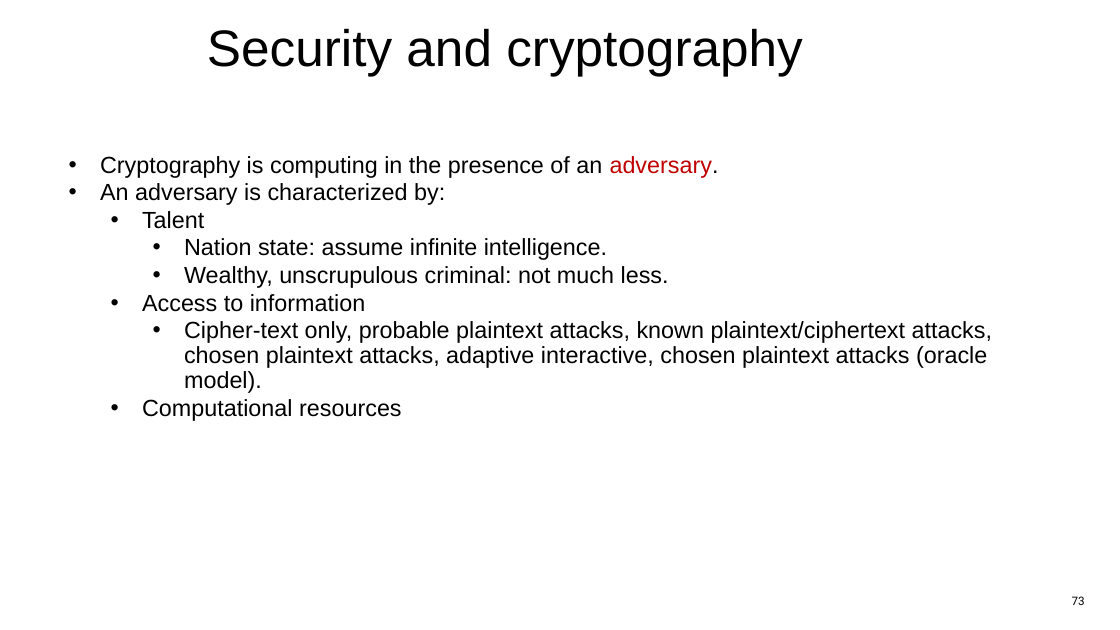
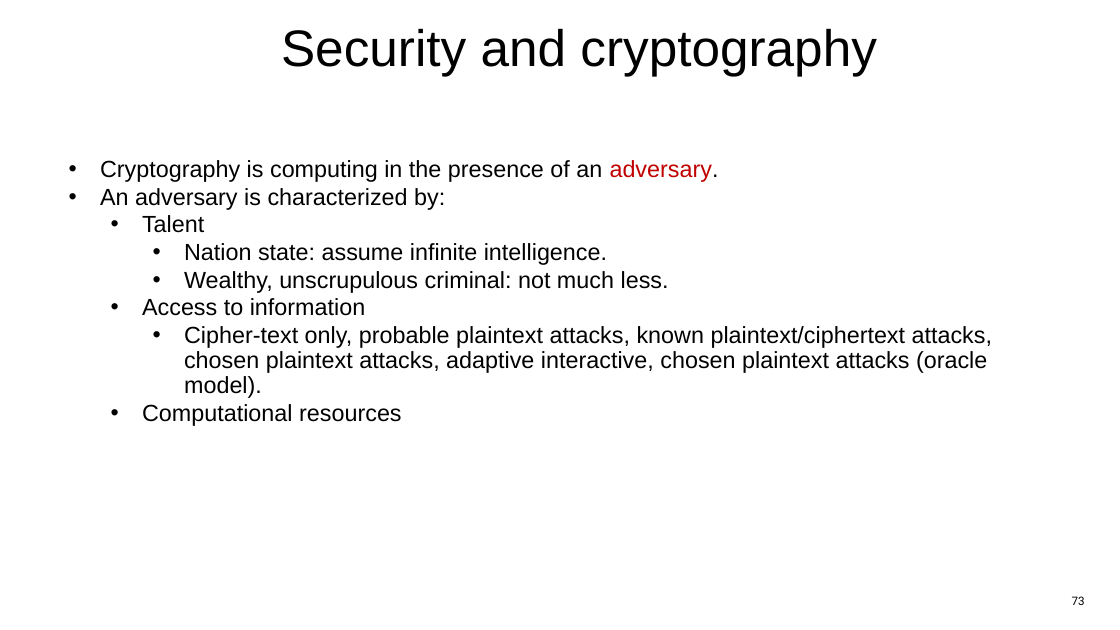
Before and after one commit to jlmucb/class_notes, a slide deck: slide 73 of IoT/pptx/IoTSoftwareNetworking.pptx. Drawn at 1120x630 pixels with LibreOffice and Linux fonts; fonts in the diff are those of the drawing. Boxes give left, top, right and bottom in pixels: in the first picture for what was removed or moved away, otherwise in the second. Text is boxed around its words. In the diff, an @@ line names an element or a change of style, - is before the commit and + after.

```diff
--- a/IoT/pptx/IoTSoftwareNetworking.pptx
+++ b/IoT/pptx/IoTSoftwareNetworking.pptx
@@ title "Security and cryptography": place and size @@
-title "Security and cryptography" at [207, 28, 803, 76]
+title "Security and cryptography" at [281, 28, 877, 76]
@@ text "Cryptography is computing in the ...": place and size @@
-text "Cryptography is computing in the ..." at [100, 156, 992, 421]
+text "Cryptography is computing in the ..." at [100, 160, 992, 426]
```
Also in this commit, not shown: 17 other slides changed, 1 other file.
